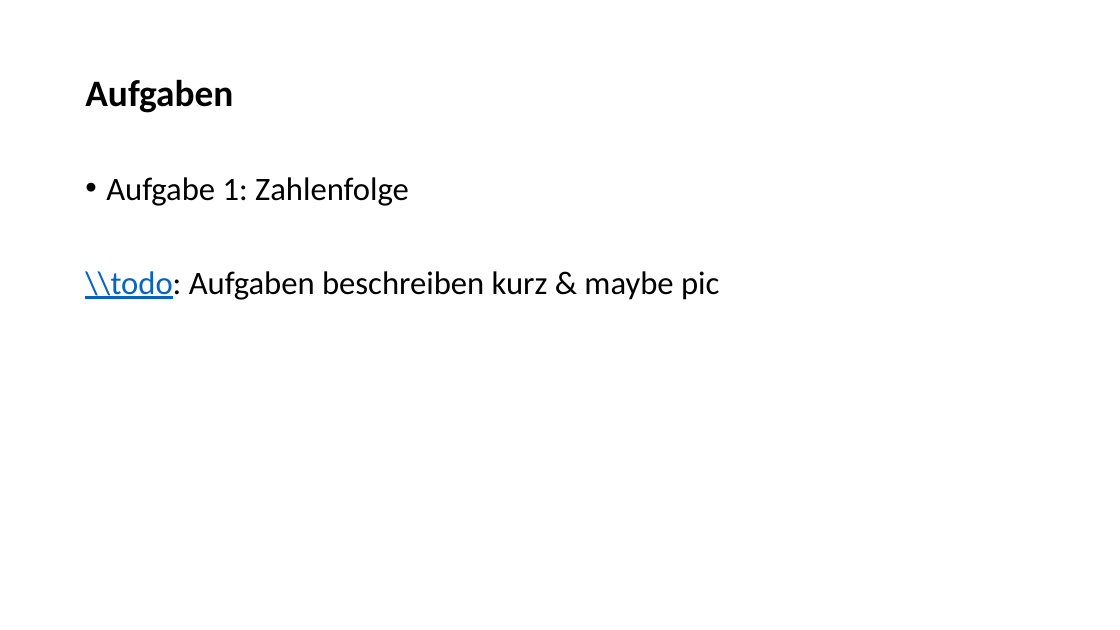
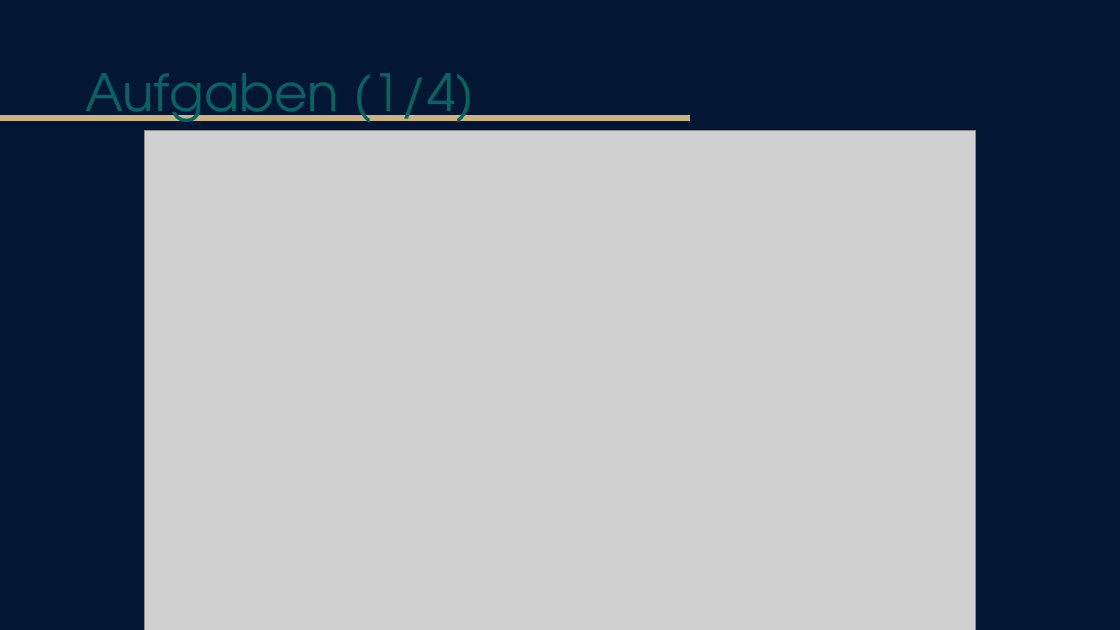
Before and after one commit to tlahmann/mci-af, a slide deck: slide 9 of presentation/Resync Studie.pptx. Drawn at 1120x630 pixels with LibreOffice and Linux fonts; fonts in the diff are those of the drawing; grey boxes stand for pictures. Boxes give left, top, right and bottom in pixels: in the first picture for what was removed or moved away, otherwise in the second. Text is boxed around its words. In the diff, an @@ line names an element or a change of style, - is before the commit and + after.

Commit message:
Fiddle with the design

```diff
--- a/presentation/Resync Studie.pptx
+++ b/presentation/Resync Studie.pptx
@@ background #FFFFFF to #031634 @@
@@ title at bbox=[85, 73, 474, 135]: text changed; size 32 to 44 pt; font Calibri to TeX Gyre Adventor; text colour #000000 to #036564; bold off @@
-Aufgaben
+Aufgaben (1/4)
@@ line added from (0, 118) to (690, 118), #CDB380 4.5 pt @@
@@ picture added at bbox=[145, 130, 975, 630] @@
@@ text removed at bbox=[85, 177, 719, 300] @@
-• Aufgabe 1: Zahlenfolge
-\\todo: Aufgaben beschreiben kurz & maybe pic
```
Also in this commit, not shown: 11 other slides changed, 3 slides added, 4 slides removed.
